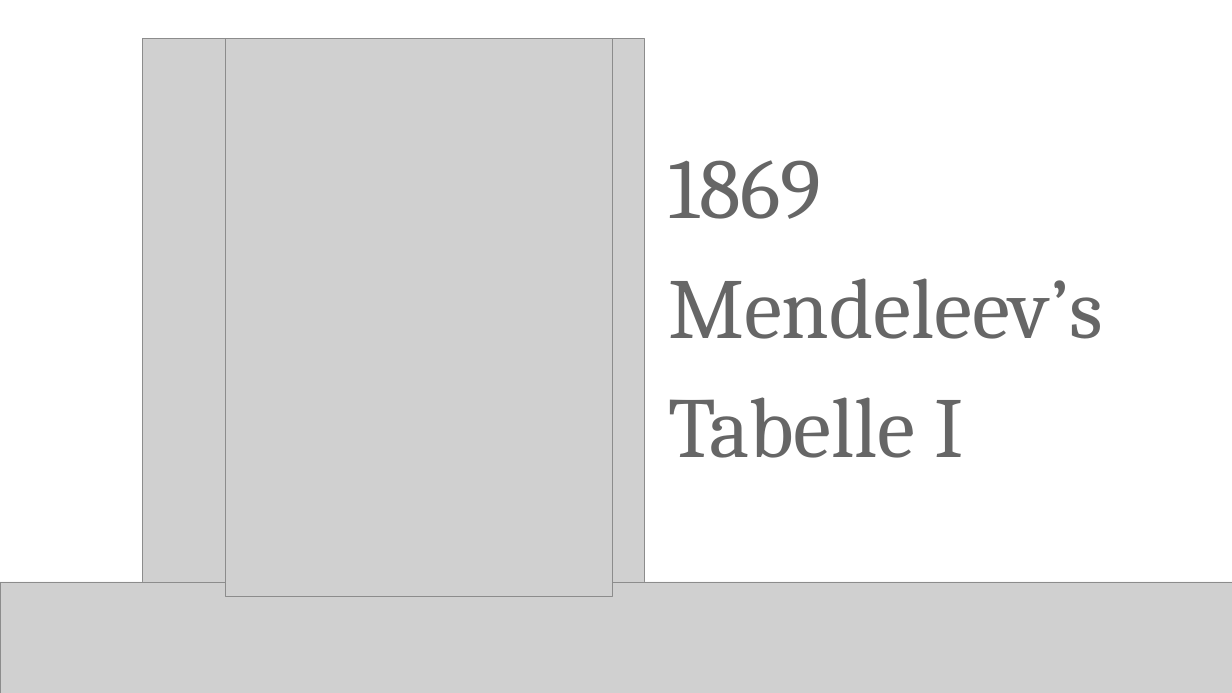
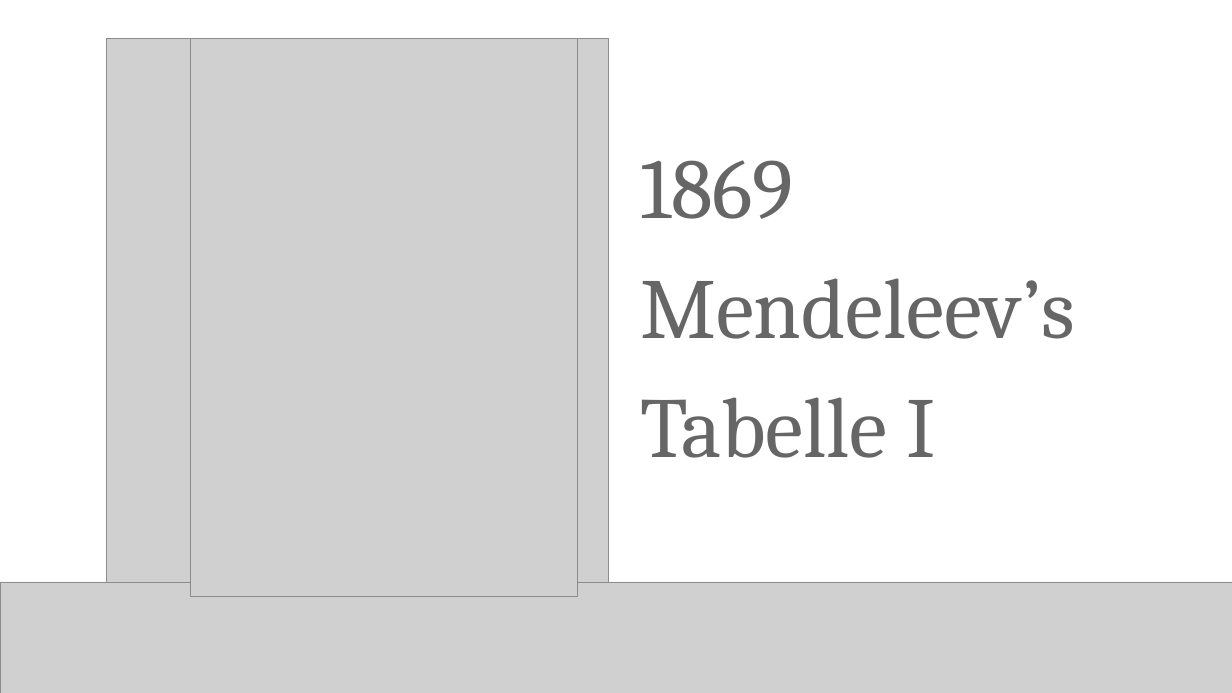
Before and after one commit to s-kyle-reed/data-lecture, a slide deck: slide 25 of lecture.pptx. Drawn at 1232x693 pixels with LibreOffice and Linux fonts; fonts in the diff are those of the drawing; grey boxes stand for pictures; background and template pictures are left out. Boxes give left, top, right and bottom in pixels: in the first picture for what was removed or moved away, otherwise in the second. Text is boxed around its words. In the diff, an @@ line names an element or a change of style, - is before the commit and + after.

```diff
--- a/lecture.pptx
+++ b/lecture.pptx
@@ picture: place and size @@
-picture at [142, 38, 644, 597]
+picture at [106, 38, 608, 597]
@@ picture: place and size @@
-picture at [226, 38, 612, 597]
+picture at [190, 38, 577, 597]
@@ text "1869": place and size @@
-text "1869" at [668, 160, 1103, 458]
+text "1869" at [640, 160, 1075, 458]
```
Also in this commit, not shown: 11 other slides changed.
